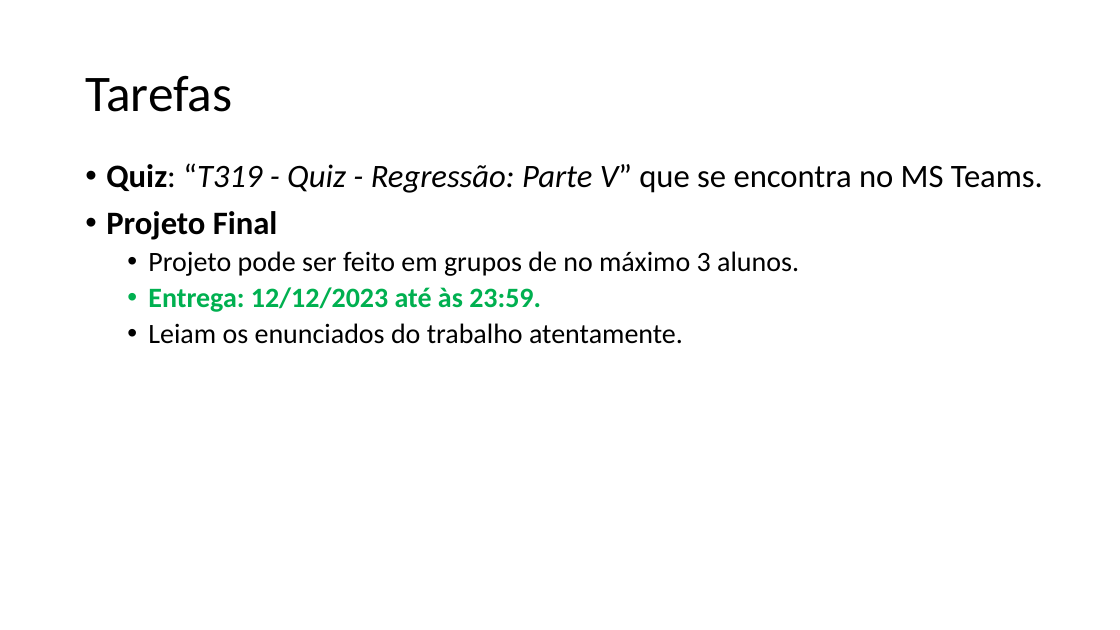
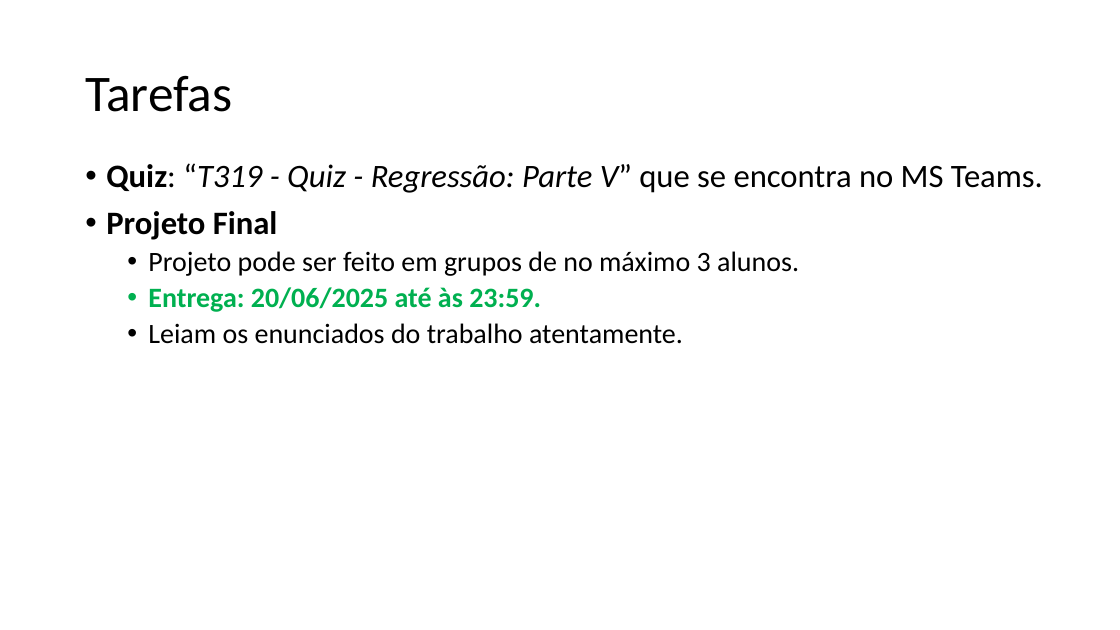
Before and after one commit to zz4fap/t319_aprendizado_de_maquina, a slide deck: slide 18 of slides/T319_Regressão_Linear (Parte V).pptx. Drawn at 1120x630 pixels with LibreOffice and Linux fonts; fonts in the diff are those of the drawing. Boxes give left, top, right and bottom in pixels: in the first picture for what was removed or moved away, otherwise in the second. Text is boxed around its words. In the diff, an @@ line names an element or a change of style, - is before the commit and + after.

```diff
--- a/slides/T319_Regressão_Linear (Parte V).pptx
+++ b/slides/T319_Regressão_Linear (Parte V).pptx
@@ text at [148, 287, 541, 312]: text changed @@
-  • Entrega: 12/12/2023 até às 23:59.
+  • Entrega: 20/06/2025 até às 23:59.
```
Also in this commit, not shown: 6 other slides changed, 3 other files.
